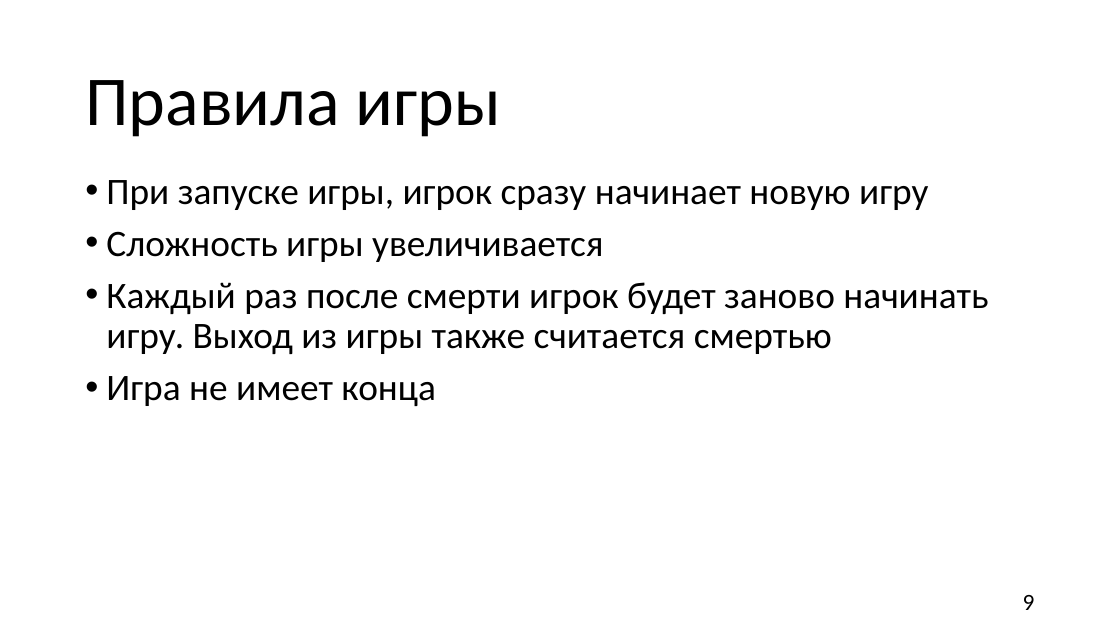
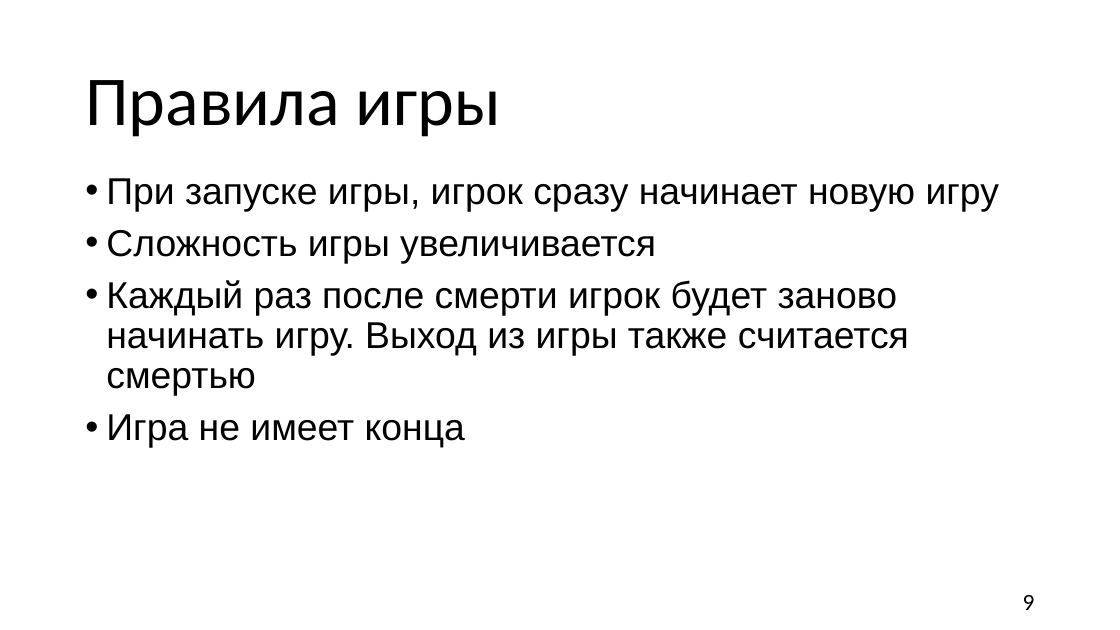
Before and after one commit to TiltInteractive/The-game-Resperation-, a slide deck: slide 9 of Б9121_09_03_03пикд_команда_4_презентация.pptx. Drawn at 1120x630 pixels with LibreOffice and Linux fonts; fonts in the diff are those of the drawing; background and template pictures are left out. Boxes give left, top, right and bottom in pixels: in the first picture for what was removed or moved away, otherwise in the second. Text is boxed around its words. In the diff, an @@ line names an element or a change of style, - is before the commit and + after.

```diff
--- a/Б9121_09_03_03пикд_команда_4_презентация.pptx
+++ b/Б9121_09_03_03пикд_команда_4_презентация.pptx
@@ text "При запуске игры, игрок сразу ..." at [106,178,1000,448]: font Calibri to Arial @@
```
Also in this commit, not shown: 9 other slides changed.
